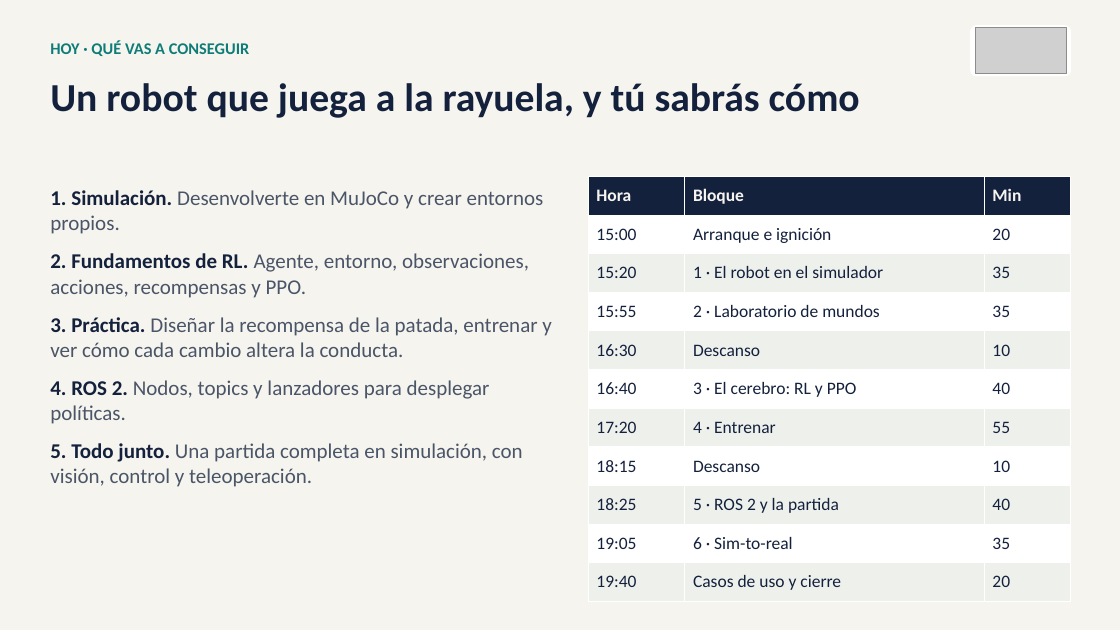
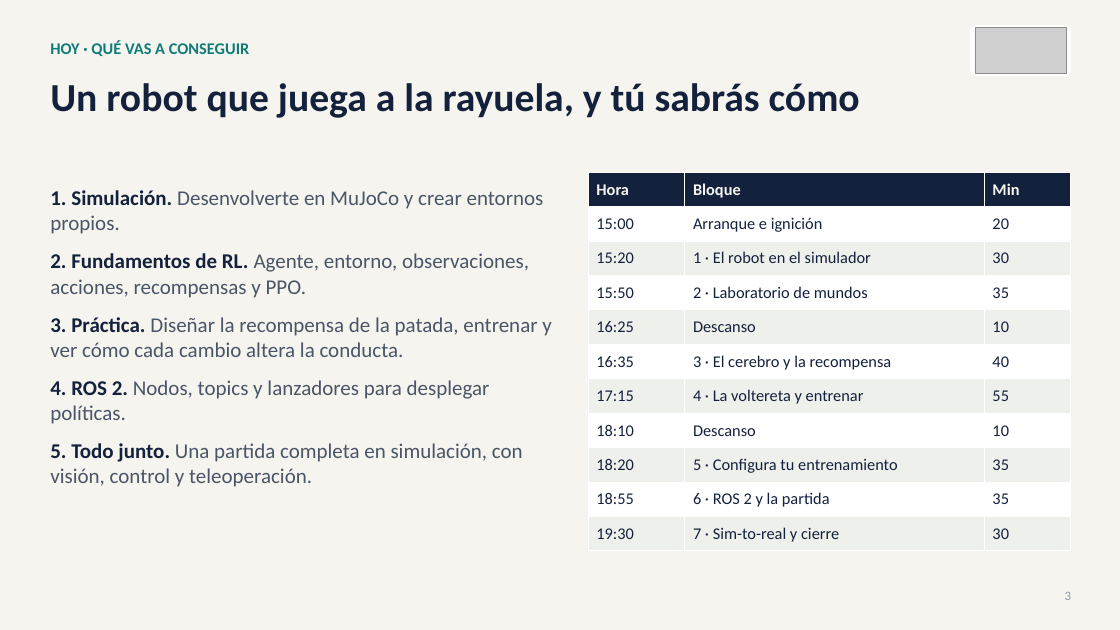
Before and after one commit to david2526IA/taller_microduck_windows, a slide deck: slide 3 of workshop-ia-fisica/presentaciones/Presentacion_03_taller_completo.pptx. Drawn at 1120x630 pixels with LibreOffice and Linux fonts; fonts in the diff are those of the drawing; grey boxes stand for pictures. Boxes give left, top, right and bottom in pixels: in the first picture for what was removed or moved away, otherwise in the second. Text is boxed around its words. In the diff, an @@ line names an element or a change of style, - is before the commit and + after.

```diff
--- a/workshop-ia-fisica/presentaciones/Presentacion_03_taller_completo.pptx
+++ b/workshop-ia-fisica/presentaciones/Presentacion_03_taller_completo.pptx
@@ table at (588, 172, 1070, 551) @@
-row 3, column 3: 35
+row 3, column 3: 30
-row 4, column 1: 15:55
+row 4, column 1: 15:50
-row 5, column 1: 16:30
+row 5, column 1: 16:25
-row 6, column 1: 16:40
+row 6, column 1: 16:35
-row 6, column 2: 3 · El cerebro: RL y PPO
+row 6, column 2: 3 · El cerebro y la recompensa
-row 7, column 1: 17:20
+row 7, column 1: 17:15
-row 7, column 2: 4 · Entrenar
+row 7, column 2: 4 · La voltereta y entrenar
-row 8, column 1: 18:15
+row 8, column 1: 18:10
-row 9: 18:25 | 5 · ROS 2 y la partida | 40
+row 9: 18:20 | 5 · Configura tu entrenamiento | 35
-row 10, column 1: 19:05
+row 10, column 1: 18:55
-row 10, column 2: 6 · Sim-to-real
+row 10, column 2: 6 · ROS 2 y la partida
-row 11: 19:40 | Casos de uso y cierre | 20
+row 11: 19:30 | 7 · Sim-to-real y cierre | 30
@@ size 15 to 14 pt in "Hora", "Bloque", "Min", "15:00" and 13 more places @@
@@ table: place and size @@
-table at (588, 176, 1070, 602)
+table at (588, 172, 1070, 551)
@@ text added at (1065, 592, 1071, 600), 11 pt, text #8F99AB @@
+3
```
Also in this commit, not shown: 18 other slides changed, 1 slide added, 1 slide removed, 27 other files.
